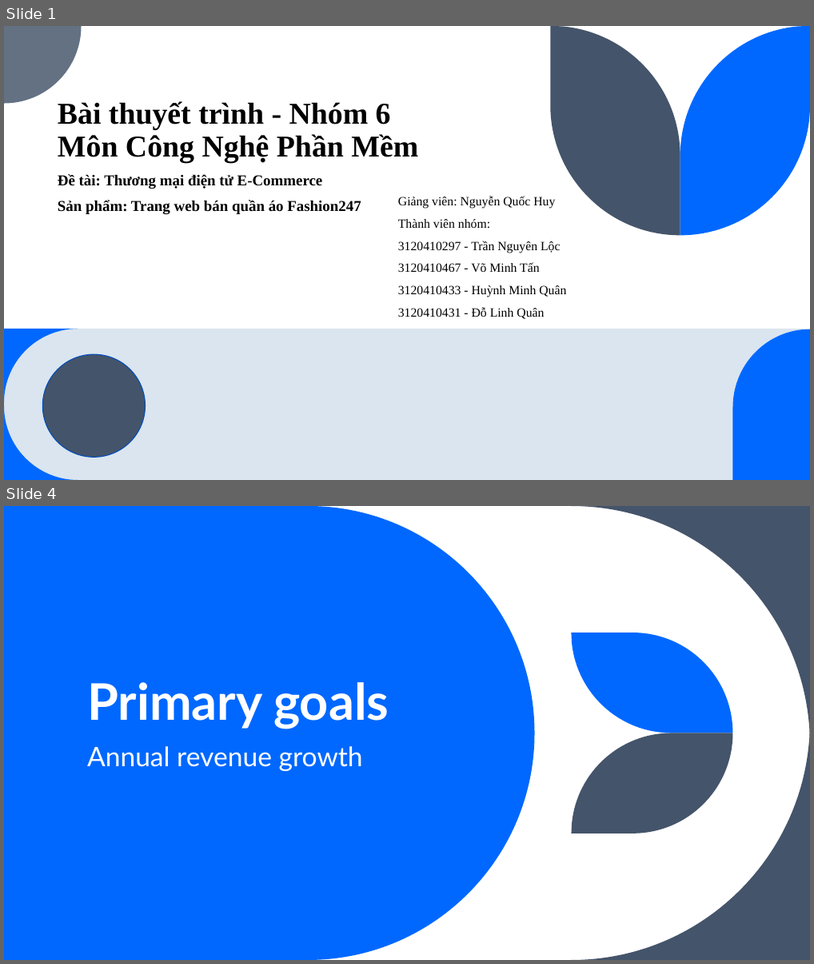
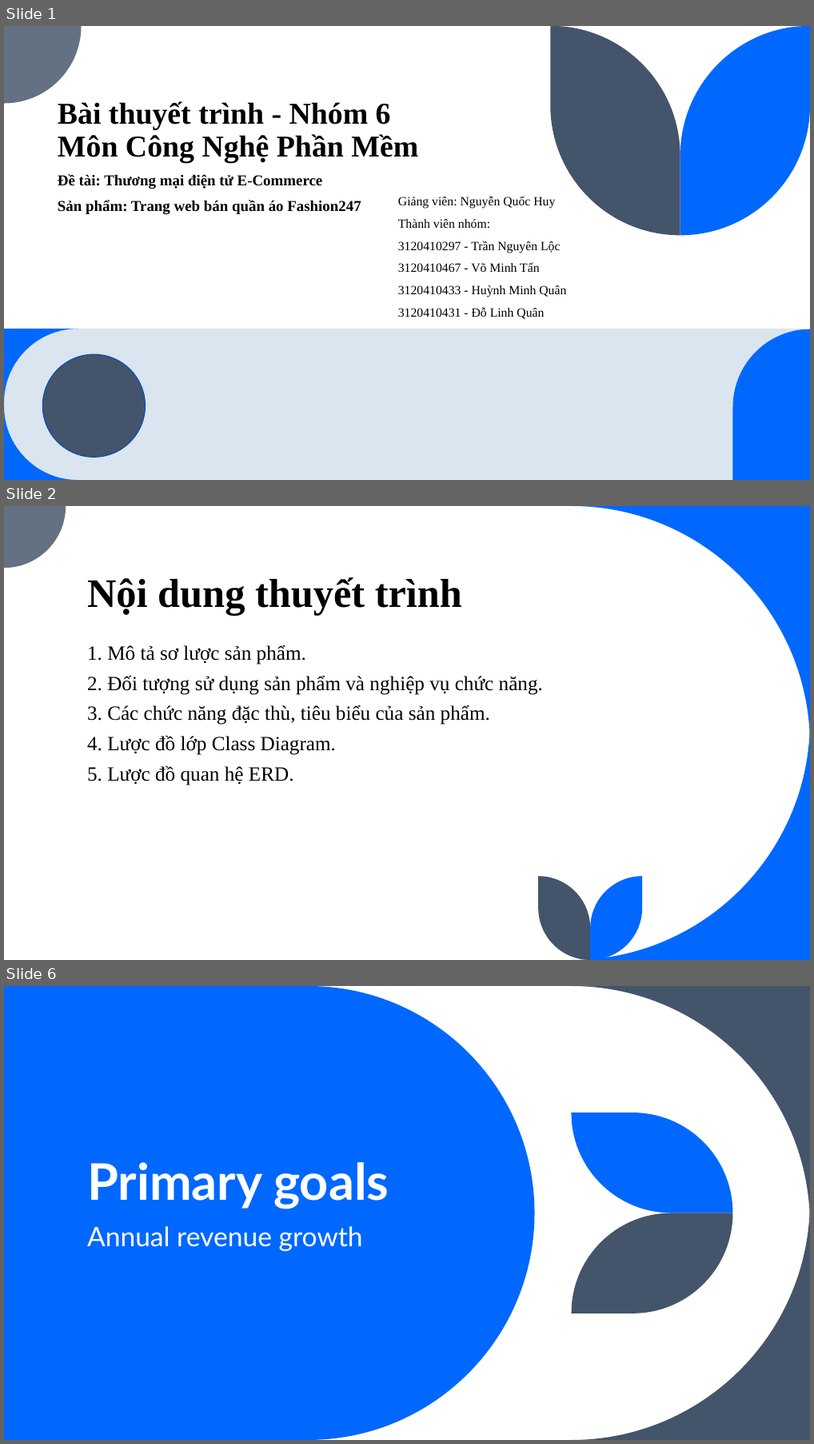
Before and after one commit to EdgarIgnite16/SGU-Course, a slide deck: Nam3_HK1/CNPM_SoftTech/N6_ECommerce_Fashion247.pptx. Shown one above the other, each under a label of ours: slides 1 and 4 before the commit, slides 1, 2 and 6 after it; the slides between them are not shown. The pictures are 814x964 and 814x1444 pixels, drawn with LibreOffice and Linux fonts; fonts in the diff are those of the drawing. Boxes give left, top, right and bottom in pixels: in the first picture for what was removed or moved away, otherwise in the second. Text is boxed around its words. In the diff, an @@ line names an element or a change of style, - is before the commit and + after.

```diff
--- a/Nam3_HK1/CNPM_SoftTech/N6_ECommerce_Fashion247.pptx
+++ b/Nam3_HK1/CNPM_SoftTech/N6_ECommerce_Fashion247.pptx
@@ slide 2 added at (4, 506, 810, 960), background #FFFFFF @@
@@ freeform shape added at (4, 506, 66, 568), fill #637183 @@
@@ freeform shape added at (571, 506, 810, 745), fill #0068FF @@
@@ title added at (87, 577, 462, 615), 48 pt, text #000000, bold @@
+Nội dung thuyết trình
@@ text added at (87, 644, 543, 785), 24 pt, text #000000 @@
+1. Mô tả sơ lược sản phẩm.
+2. Đối tượng sử dụng sản phẩm và nghiệp vụ chức năng.
+3. Các chức năng đặc thù, tiêu biểu của sản phẩm.
+4. Lược đồ lớp Class Diagram.
+5. Lược đồ quan hệ ERD.
@@ freeform shape added at (571, 720, 810, 960), fill #0068FF @@
@@ freeform shape added at (539, 876, 591, 960), fill #44546A @@
@@ freeform shape added at (591, 876, 643, 960), fill #0068FF @@
@@ what was slide 4 is now slide 6 @@
```
Also in this commit, not shown: 10 slides changed, 3 other slides added, 2 slides removed, 31 other files.
